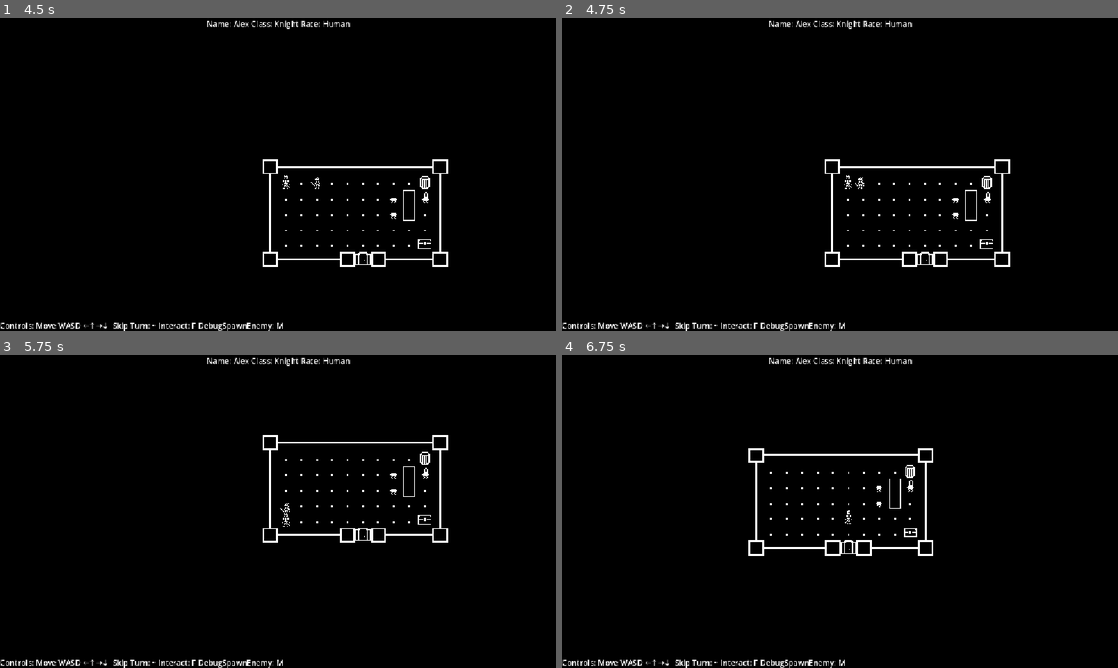
Above: before the commit, frames 1-4 (two rows, left to right).
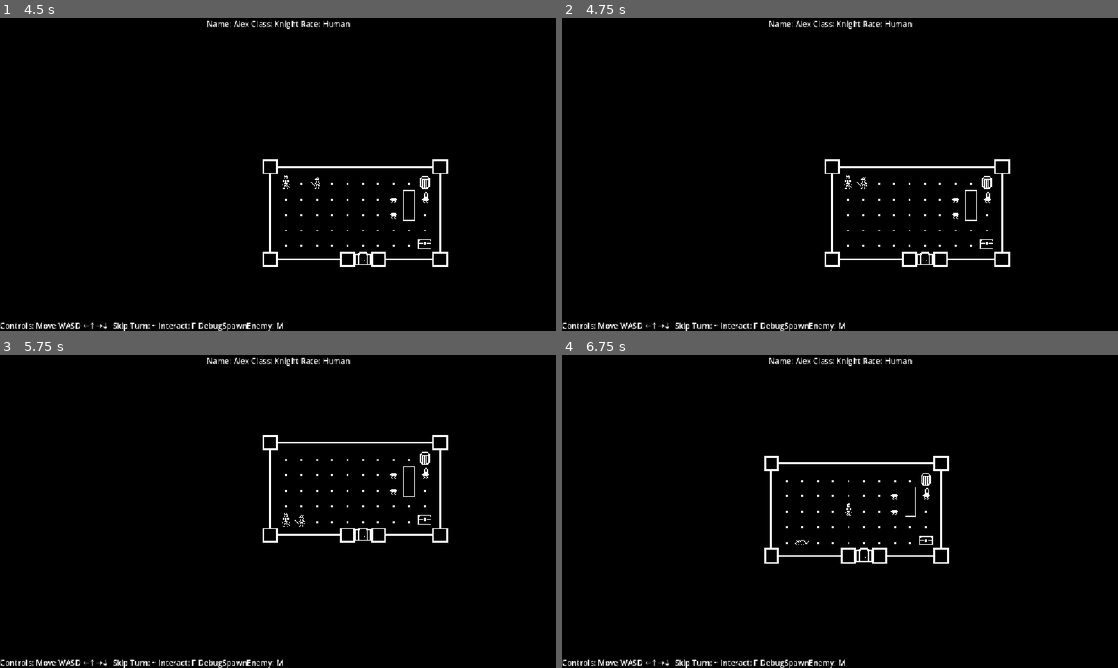
Above: after the commit, the same moments.

Repository: JohnScuzzman/Gnoll-Pointer-Godot-Game
Game: Godot game, scene res://level/main_menu.tscn
Same seed, same stepped clock (60 frames per second), same inputs: the game is played once before the commit and once after it.
Inputs (mouse positions are in pixels of both pictures, inside the frame that each line leads up to):
- Up to frame 1 (4.5 s): click (278, 174) at 0.52 s; type "Alex" at 0.6 s; click "Start Game" at 1.25 s; hold ` (rest) 2.03-2.78 s; hold W (up) 2.03-3.53 s; tap F (interact) at 2.85 s; tap ` (rest) at 3.05 s; tap Enter at 3.5 s; hold ` (rest) 3.53-4.28 s; hold A (left) from 3.53 s (still down); tap M (spawn) at 4.35 s
- Up to frame 2 (4.75 s): keep holding A (left); tap ` (rest) at 4.55 s
- Up to frame 3 (5.75 s): tap Space at 5 s; release A (left) at 5.03 s; hold S (down) from 5.03 s (still down); hold ` (rest) from 5.03 s (still down)
- Up to frame 4 (6.75 s): release S (down) at 5.78 s; release ` (rest) at 5.78 s; hold D (right) 5.78-6.53 s; tap F (interact) at 5.85 s; tap ` (rest) at 6.05 s; hold W (up) from 6.53 s (still down); hold ` (rest) from 6.53 s (still down)

Frame 1 is identical in both runs. In frame 2, less than 0.1% of the frame differs, in the area x 52-55%, y 50-55%; in frame 3, less than 0.1%; in frame 4, 2.1%, in the area x 33-70%, y 29-67%.

Commit message:
Added basic collision so enemies dont phase through walls

Diff:
--- a/entity/enemy.gd
+++ b/entity/enemy.gd
@@ -5,6 +5,7 @@
 
 @onready var sprite = $Sprite2D
 @onready var collision_shape = $CollisionShape2D
+@onready var shape_cast: ShapeCast2D = $ShapeCast2D
 
 var game_level_reference
 #PlaceHolder
@@ -26,30 +27,45 @@
 func on_death():
 	game_level_reference.active_enemies.erase(self)
 	sprite.texture = death_texture
-	collision_shape.disabled = true
+	collision_shape.set_deferred("disabled",true)
 	remove_from_group("enemy")
 	add_to_group("interactable")
 
 # TODO : Use the global variable instead
 func execute_turn(player):
-	# Eventualy replace this with actual path finding but this is the concept
-	var direction = global_position.direction_to(player.global_position)
-	if abs(direction.x) > abs(direction.y):
-		if direction.x > 0:
-			global_position = get_rounded_vector2(global_position.x + tile_size, global_position.y)
-			sprite.flip_h = true
+	if (is_alive):
+		shape_cast.target_position = Vector2.ZERO
+		shape_cast.force_shapecast_update()
+
+		var new_position: Vector2
+
+		# TODO : Implement actual path finding instead of going for the player only
+		var direction = global_position.direction_to(player.global_position)
+		if abs(direction.x) > abs(direction.y):
+			if direction.x > 0:
+				sprite.flip_h = true
+				shape_cast.target_position = Vector2((tile_size / 2), 0)
+				new_position = get_rounded_vector2(global_position.x + tile_size, global_position.y)
+			else:
+				sprite.flip_h = false
+				shape_cast.target_position = Vector2(-(tile_size / 2), 0)
+				new_position = get_rounded_vector2(global_position.x - tile_size, global_position.y)
 		else:
-			global_position = get_rounded_vector2(global_position.x - tile_size, global_position.y)
-			sprite.flip_h = false
-	else:
-		if direction.y > 0:
-			global_position = get_rounded_vector2(global_position.x, global_position.y + tile_size)
+			if direction.y > 0:
+				shape_cast.target_position = Vector2(0, (tile_size / 2))
+				new_position = get_rounded_vector2(global_position.x, global_position.y + tile_size)
+			else:
+				shape_cast.target_position = Vector2(0, -(tile_size / 2))
+				new_position = get_rounded_vector2(global_position.x, global_position.y - tile_size)
+
+		shape_cast.force_shapecast_update()
+
+		if shape_cast.is_colliding():
+			return shape_cast.get_collider(0)
 		else:
-			global_position = get_rounded_vector2(global_position.x, global_position.y - tile_size)
+			global_position = new_position
 
-	# Implement reverse turn logic where monster hit player
-	# We should probably return a shapecast just like with player
-	# to keep most of the logic in the game level controler
+	return null
 
 # TODO : Use the global variable instead
 func get_rounded_vector2(x, y) -> Vector2:
--- a/entity/enemy_example.tscn
+++ b/entity/enemy_example.tscn
@@ -6,6 +6,9 @@
 
 [sub_resource type="RectangleShape2D" id="RectangleShape2D_yh4yq"]
 size = Vector2(16, 16)
+
+[sub_resource type="RectangleShape2D" id="RectangleShape2D_shqcg"]
+size = Vector2(8, 8)
 
 [node name="EnemyExample" type="RigidBody2D" unique_id=738268757]
 gravity_scale = 0.0
@@ -19,3 +22,8 @@
 [node name="CollisionShape2D" type="CollisionShape2D" parent="." unique_id=1280890054]
 position = Vector2(8, 8)
 shape = SubResource("RectangleShape2D_yh4yq")
+
+[node name="ShapeCast2D" type="ShapeCast2D" parent="." unique_id=146593523]
+position = Vector2(8, 8)
+shape = SubResource("RectangleShape2D_shqcg")
+target_position = Vector2(0, 0)
--- a/level/game_level.gd
+++ b/level/game_level.gd
@@ -17,7 +17,8 @@
 var active_enemies: Array
 var turns_to_skip = 0
 var is_player_turn: bool = true
-#Delete this later
+
+#Delete this later DebugValue
 var turn = 1
 
 func _ready() -> void:
@@ -83,6 +84,8 @@
 func spawn_enemy() -> void:
 	is_player_turn = true
 
+# TODO : There is a weird behaviour where the enemy can end up under the player
+# as like its trying to move even tho its dead. Investigate
 func enemy_turn():
 	for active_enemy in active_enemies:
 		var enemy_collision = active_enemy.execute_turn(player)
@@ -90,6 +93,7 @@
 			print("Enemy colided with player")
 			player.on_hit(1)
 
+	# This is for debug delete eventually
 	print("End of enemy turn")
 	turn += 1
 	print("Start of turn ", turn)
